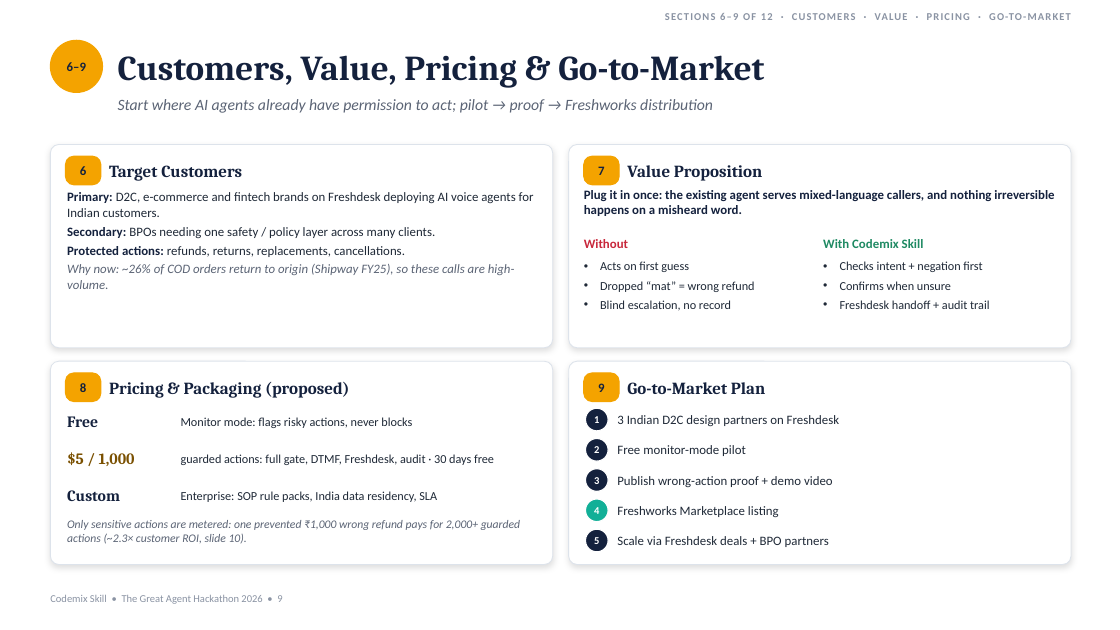
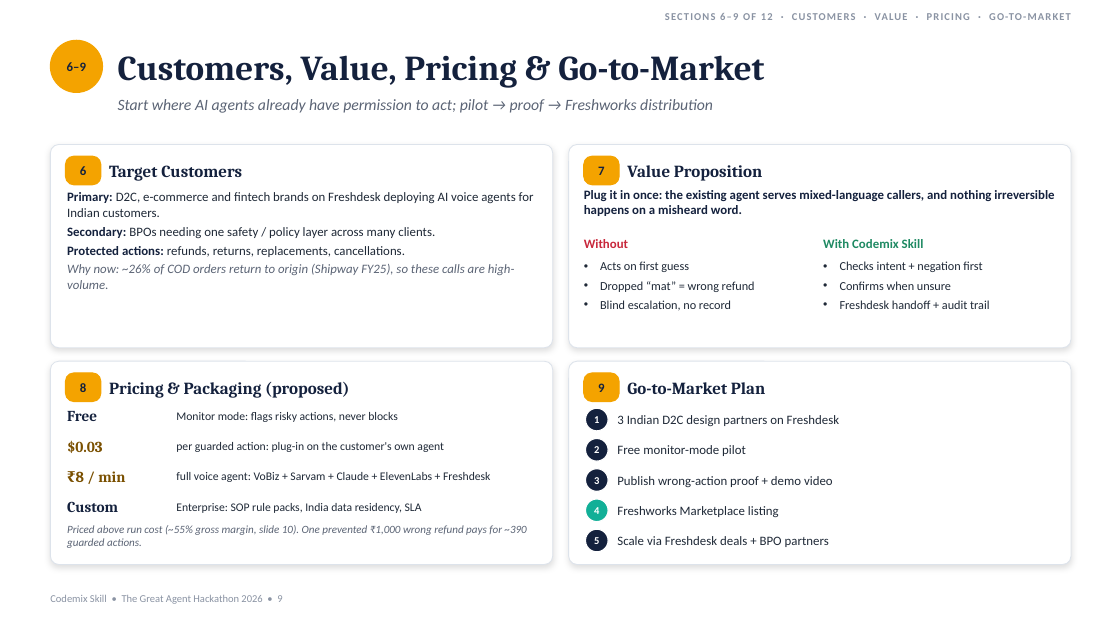
Before and after one commit to ramanathanmani/great-agent-hackathon-2026, a slide deck: slide 9 of docs/presentation/CodemixSkill-Final-10-Slides.pptx. Drawn at 1120x630 pixels with LibreOffice and Linux fonts; fonts in the diff are those of the drawing. Boxes give left, top, right and bottom in pixels: in the first picture for what was removed or moved away, otherwise in the second. Text is boxed around its words. In the diff, an @@ line names an element or a change of style, - is before the commit and + after.

```diff
--- a/docs/presentation/CodemixSkill-Final-10-Slides.pptx
+++ b/docs/presentation/CodemixSkill-Final-10-Slides.pptx
@@ text "Free" at <box>67,411,97,421</box>: size 13.5 to 13 pt @@
@@ text "Monitor mode: flags risky actions, ..." at <box>176,412,398,422</box>: size 10.5 to 10 pt @@
@@ text added at <box>67,440,103,453</box>, 13 pt, text #7A5000, bold @@
+$0.03
@@ text added at <box>176,442,444,452</box>, 10 pt, text #1F2937 @@
+per guarded action: plug-in on the customer's own agent
@@ text removed at <box>67,452,135,466</box> @@
-$5 / 1,000
@@ text added at <box>76,471,125,482</box>, 13 pt, text #7A5000, bold @@
+₹8 / min
@@ text added at <box>176,472,490,482</box>, 10 pt, text #1F2937 @@
+full voice agent: VoBiz + Sarvam + Claude + ElevenLabs + Freshdesk
@@ text removed at <box>181,454,494,465</box> @@
-guarded actions: full gate, DTMF, Freshdesk, audit · 30 days free
@@ text "Custom" at <box>67,501,118,512</box>: size 13.5 to 13 pt @@
@@ text "Custom": place and size @@
-text "Custom" at <box>67,490,120,501</box>
+text "Custom" at <box>67,501,118,512</box>
@@ text "Enterprise: SOP rule packs, India ..." at <box>176,503,422,513</box>: size 10.5 to 10 pt @@
@@ text "Enterprise: SOP rule packs, India ...": place and size @@
-text "Enterprise: SOP rule packs, India ..." at <box>181,491,437,502</box>
+text "Enterprise: SOP rule packs, India ..." at <box>176,503,422,513</box>
@@ text at <box>67,525,527,548</box>: text changed; size 10 to 9.5 pt @@
-Only sensitive actions are metered: one prevented ₹1,000 wrong refund pays for 2,000+ guarded actions (~2.3× customer ROI, slide 10).
+Priced above run cost (~55% gross margin, slide 10). One prevented ₹1,000 wrong refund pays for ~390 guarded actions.
```
Also in this commit, not shown: 1 other slide changed, 2 other files.
